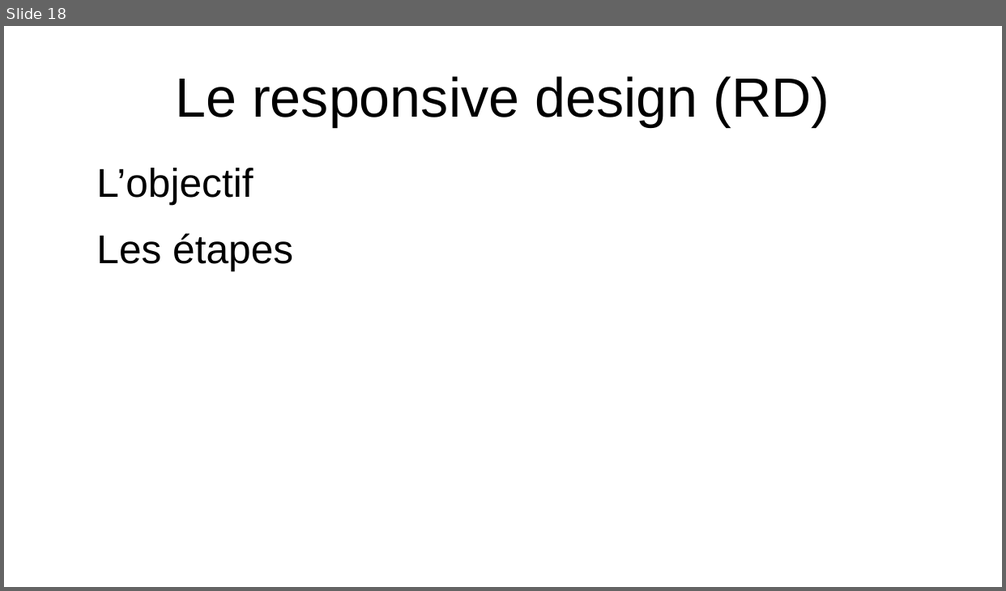
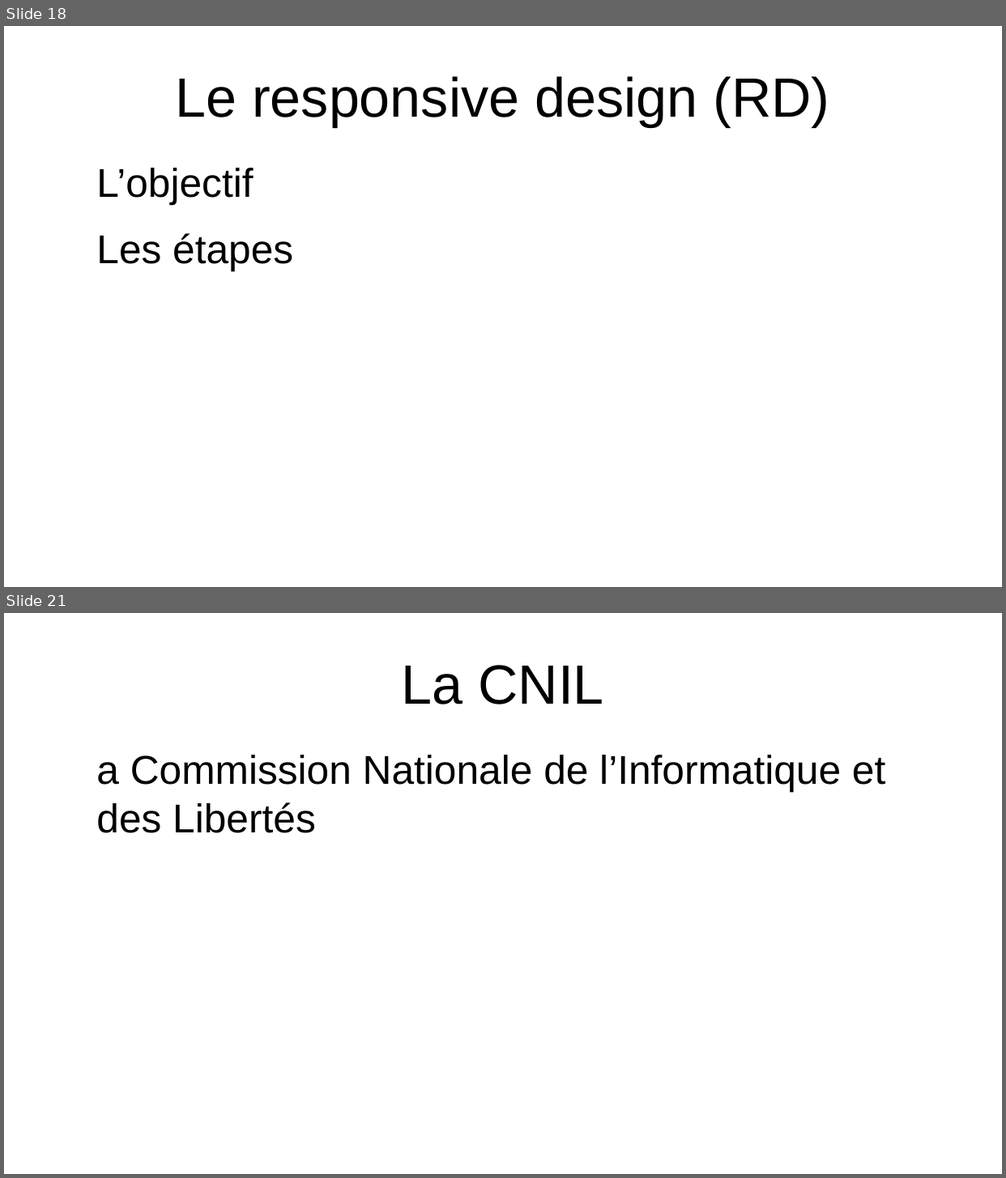
Before and after one commit to FreakyFennec/Les-Evenements, a slide deck: Dossier synthèse et professionnel/powerpoint-DS-AHJ.odp. Shown one above the other, each under a label of ours: slide 18 before the commit, slides 18 and 21 after it; the slides between them are not shown. The pictures are 1006x591 and 1006x1178 pixels, drawn with LibreOffice and Linux fonts; fonts in the diff are those of the drawing. Boxes give left, top, right and bottom in pixels: in the first picture for what was removed or moved away, otherwise in the second. Text is boxed around its words. In the diff, an @@ line names an element or a change of style, - is before the commit and + after.

```diff
--- a/Dossier synthèse et professionnel/powerpoint-DS-AHJ.odp
+++ b/Dossier synthèse et professionnel/powerpoint-DS-AHJ.odp
@@ slide 21 added at [4,613,1002,1174], background #FFFFFF @@
@@ title added at [402,665,603,705], 44 pt, text #000000 @@
+La CNIL
@@ text added at [96,755,885,833], 32 pt, text #000000 @@
+a Commission Nationale de l’Informatique et des Libertés
```
Also in this commit, not shown: 1 slide changed, 5 other slides added, 1 other file.
